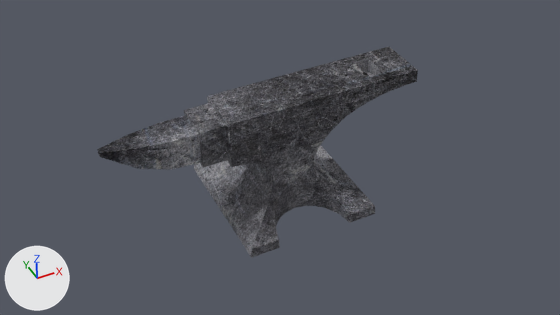
The Blender file Work/Models/anvil.blend, before and after one commit.
Both versions are drawn from the file's camera 'Camera'. Arrows for +X, +Y and +Z are at lower left; the lights stay in place.

Objects in the first picture: 'Anvil'.
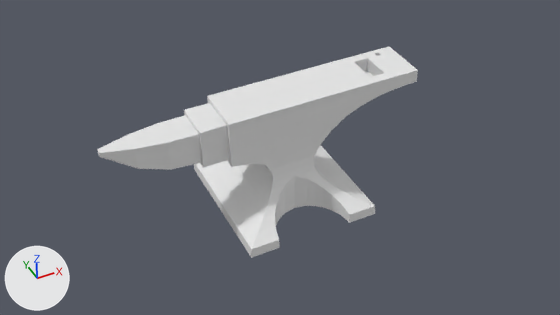
The newer file is also rescaled (x0.0995) as a whole; pictures and numbers use the older file's frame.

Edits to the bpy script that builds the scene:
```text
Change me_cube_001:
    where me_cube_001.from_pydata(...)  # 960 vertices, 958 faces; spans x -3.68..2.87, y -1.55..1.55, z 0.0..2.53
    remove me_cube_001.materials.append(mat_metal)  # picture img_metal_jpg
```

Pixel boxes (x1, y1, x2, y2) of what changed, in the pictures (560 x 315 px):
'Anvil', recoloured (grey to white): (97, 47, 418, 258) in both
